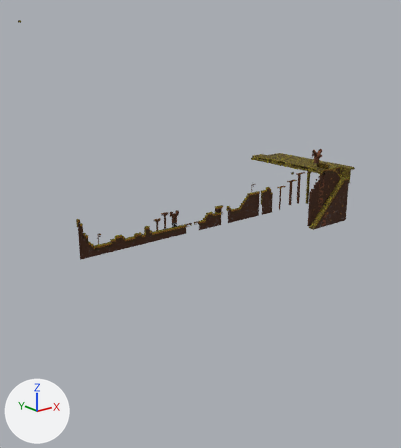
Renders of the OBJ model Assets/Levels/Level2D/Level2D.obj from each side of a commit.
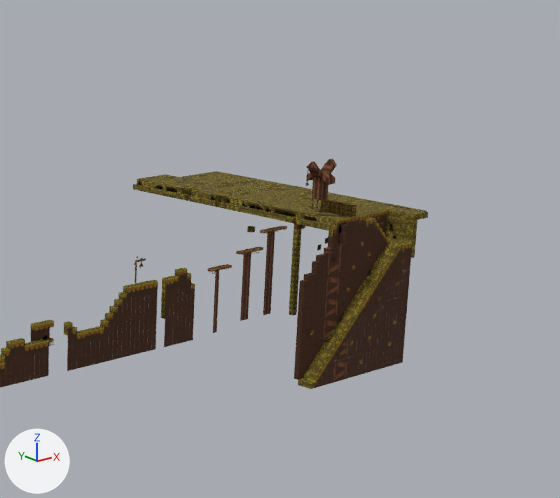
Each version appears first whole from a 50 mm lens placed at (-110.0, -186.0, 73.0), pointed at (70.0, 39.0, -16.0), and next in a close-up on the part from 51% to 100% of the width and 21% to 60% of the height. Lighting does not change. The marker at lower left points along +X, +Y and +Z. Where no turn or scale is listed for an object, it has been applied to the vertices. Vertices at the same position are counted once.
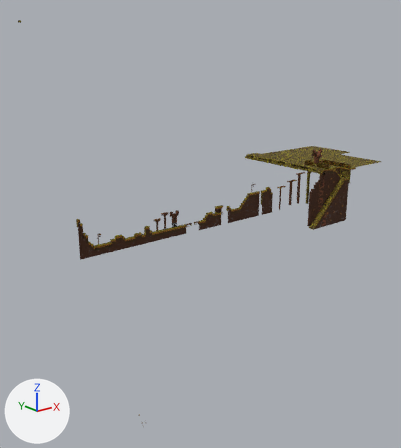
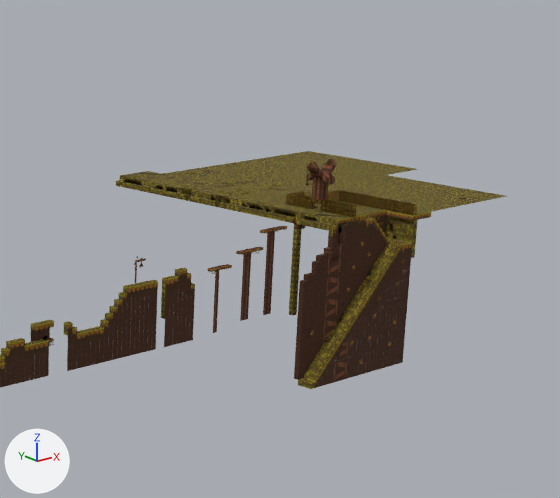
Commit message: Level2d Improvements

Boxes (x1, y1, x2, y2) around the edits, measured in the close-ups (560 x 498 px):
```json
{"object": "Default", "change": "reshaped", "before": [0, 159, 428, 389], "after": [0, 151, 506, 389]}
{"part": 1, "of": "me_default", "change": "deleted", "before": [247, 226, 255, 233]}
{"part": 2, "of": "me_default", "change": "built on", "before": [12, 174, 428, 382], "after": [12, 151, 506, 382]}
```

Scene script edits in JSON lines:
```json
{"block": "me_default", "where": "# used by ob_default; location = (0.0, 0.0, 0.0)"}
{"op": "remove", "block": "me_default", "code": "me_default.from_pydata(...)  # 6030 vertices, 12639 faces; spans x -22.0..132.0, y -13.0..101.0, z -13.0..87.0"}
{"op": "add", "block": "me_default", "code": "me_default.from_pydata(...)  # 8242 vertices, 17139 faces; spans x -22.0..168.0, y -14.0..101.0, z -85.0..87.0"}
{"block": "me_default", "change": "me_default part 1: the loose piece of 8 vertices spanning x 114.0..115.0, y 14.0..15.0, z 9.0..10.0 is deleted"}
{"block": "me_default", "change": "me_default part 2: 90 vertices moved within x -8.0..132.0, y -13.0..41.0, z -9.0..15.0; 46 vertices removed from x 108.0..126.0, y -8.0..-3.0, z 7.0..15.0; 2283 vertices added at x 108.0..168.0, y -13.0..46.0, z 13.0..18.0"}
```
